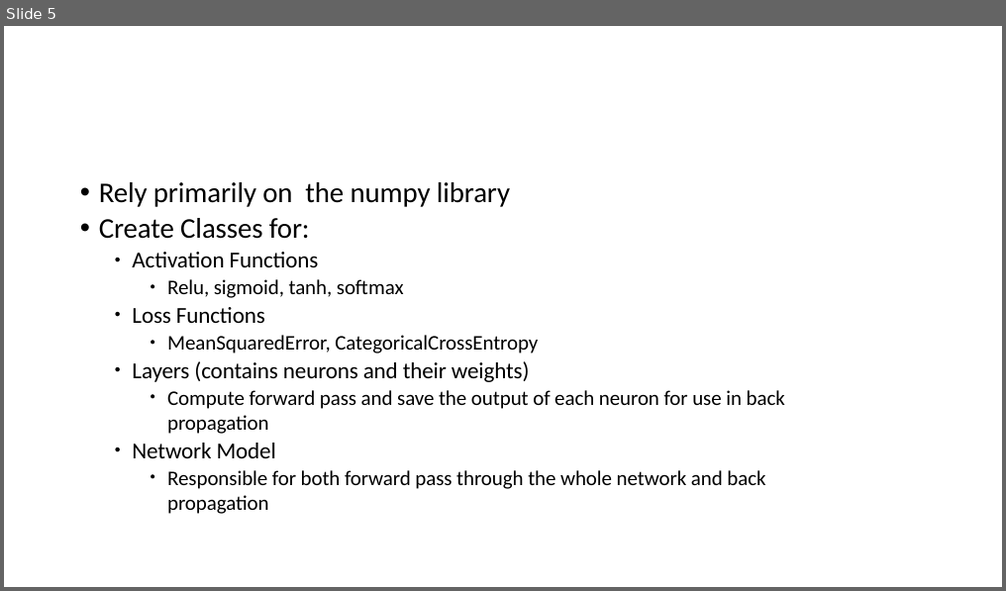
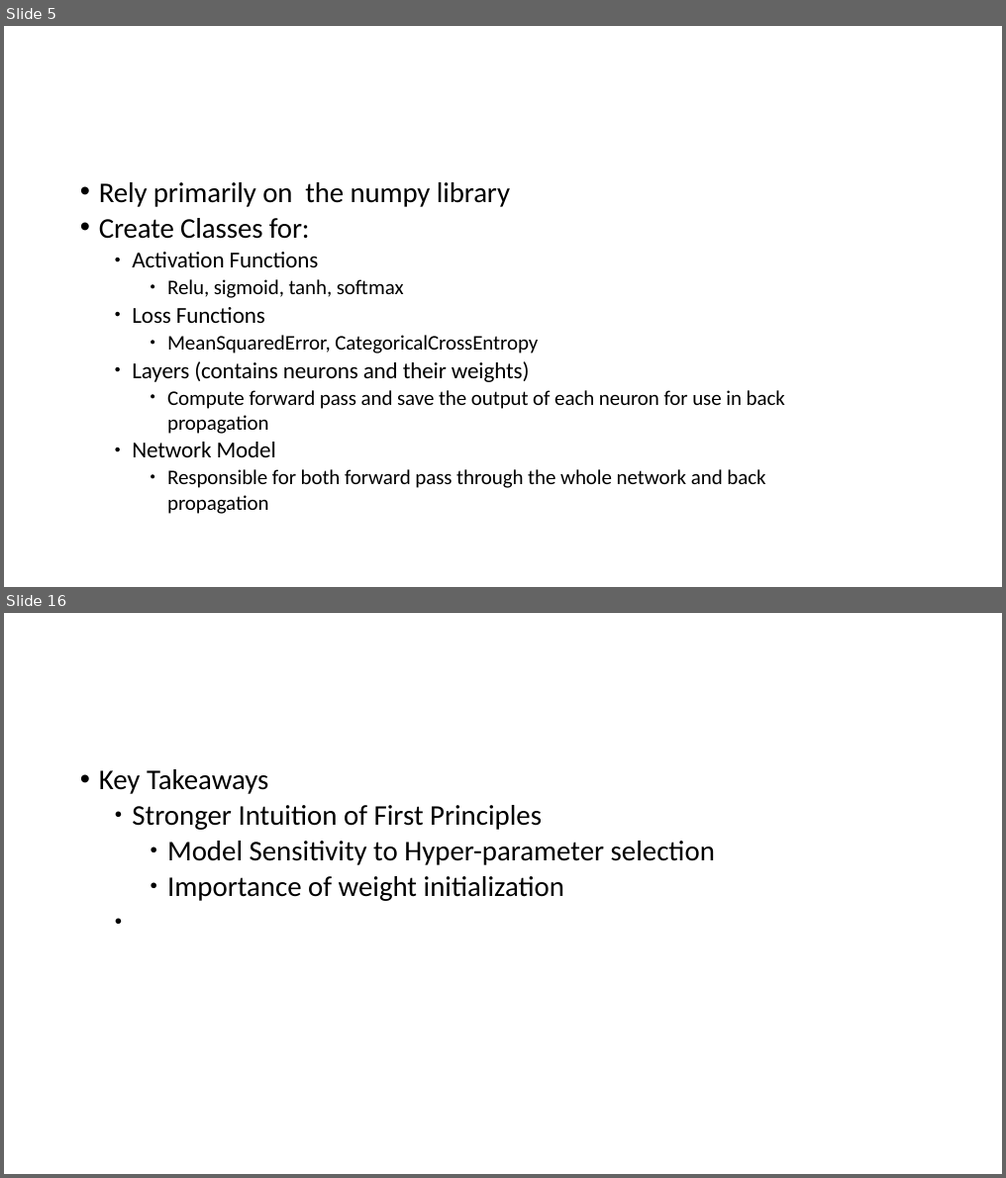
Before and after one commit to zpearson36/cs898, a slide deck: project/presentation.pptx. Shown one above the other, each under a label of ours: slide 5 before the commit, slides 5 and 16 after it; the slides between them are not shown. The pictures are 1006x591 and 1006x1178 pixels, drawn with LibreOffice and Linux fonts; fonts in the diff are those of the drawing; background and template pictures are left out. Boxes give left, top, right and bottom in pixels: in the first picture for what was removed or moved away, otherwise in the second. Text is boxed around its words. In the diff, an @@ line names an element or a change of style, - is before the commit and + after.

```diff
--- a/project/presentation.pptx
+++ b/project/presentation.pptx
@@ slide 16 added at [4, 613, 1002, 1174], background picture (left out); not listed: 1 template element that a slide beside it also shows @@
@@ title added at [245, 639, 835, 701], 44 pt, text #FFFFFF @@
+Conclusion
@@ text added at [99, 769, 715, 901], 27.5 pt, text #000000 @@
+• Key Takeaways
+    ● Stronger Intuition of First Principles
+        ● Model Sensitivity to Hyper-parameter selection
+        ● Importance of weight initialization
```
Also in this commit, not shown: 5 slides changed, 7 other slides added, 3 slides removed.
